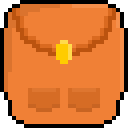
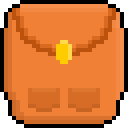
Layers edited between the first and the second 128x128 image:
painted on "highlights" over (12, 4, 120, 100)
painted on "shadows" over (4, 4, 112, 124)
